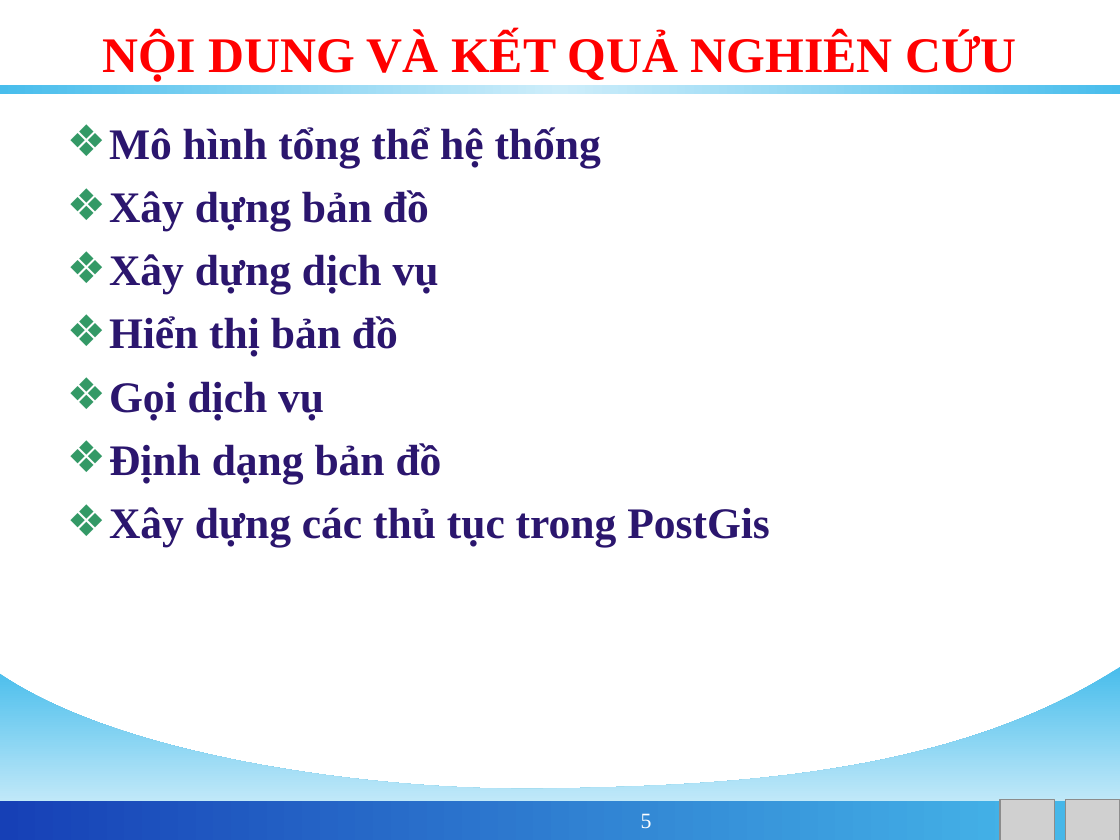
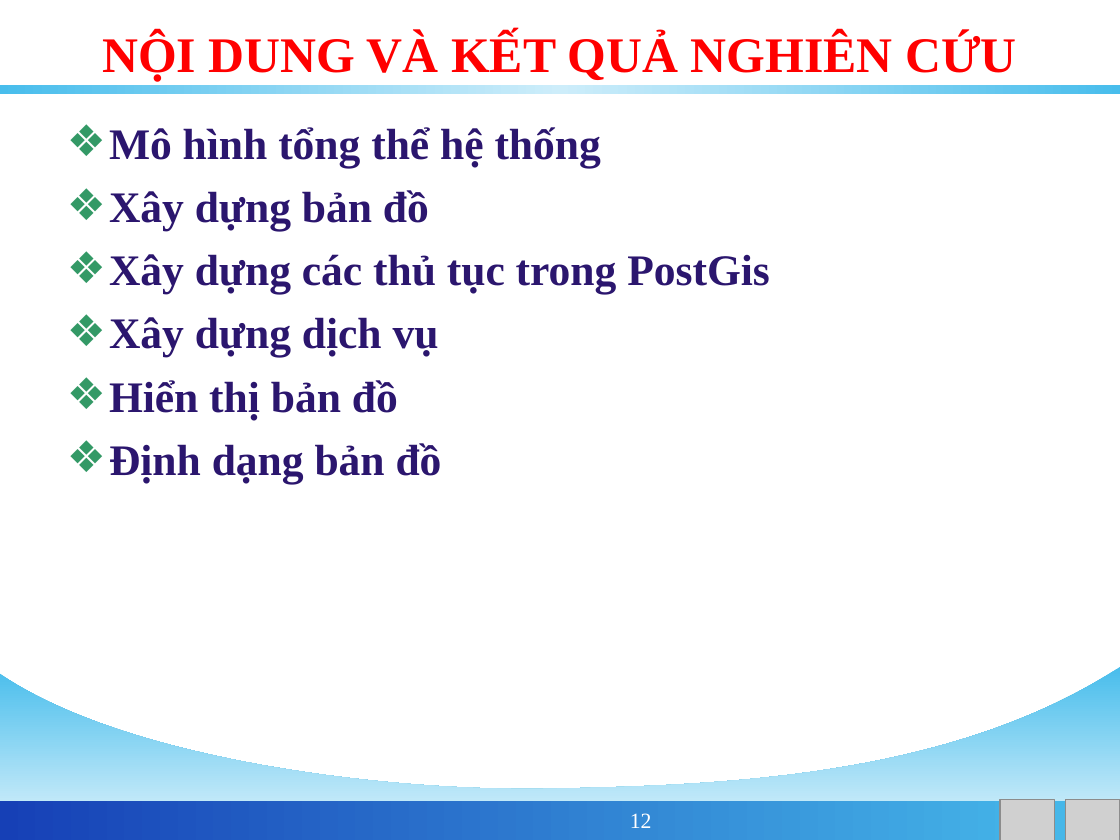
Before and after one commit to phamngsinh/cantho-webgis, a slide deck: slide 12 of Document/Bao Cao/BaoCaoLuanVan.ppt (slide 5 before the commit). Drawn at 1120x840 pixels with LibreOffice and Linux fonts; fonts in the diff are those of the drawing; grey boxes stand for pictures; background and template pictures are left out. Boxes give left, top, right and bottom in pixels: in the first picture for what was removed or moved away, otherwise in the second. Text is boxed around its words. In the diff, an @@ line names an element or a change of style, - is before the commit and + after.

```diff
--- a/Document/Bao Cao/BaoCaoLuanVan.ppt
+++ b/Document/Bao Cao/BaoCaoLuanVan.ppt
@@ text at <box>109,254,770,294</box>: paragraph added @@
+❖ Xây dựng các thủ tục trong PostGis
@@ text at <box>109,381,324,420</box>: paragraph removed @@
-❖ Gọi dịch vụ
@@ text at <box>109,507,770,547</box>: paragraph removed @@
-❖ Xây dựng các thủ tục trong PostGis
@@ page number at <box>630,813,652,828</box>: text changed @@
-5
+12
```
Also in this commit, not shown: 3 other slides changed, 14 slides added, 1 slide removed.
